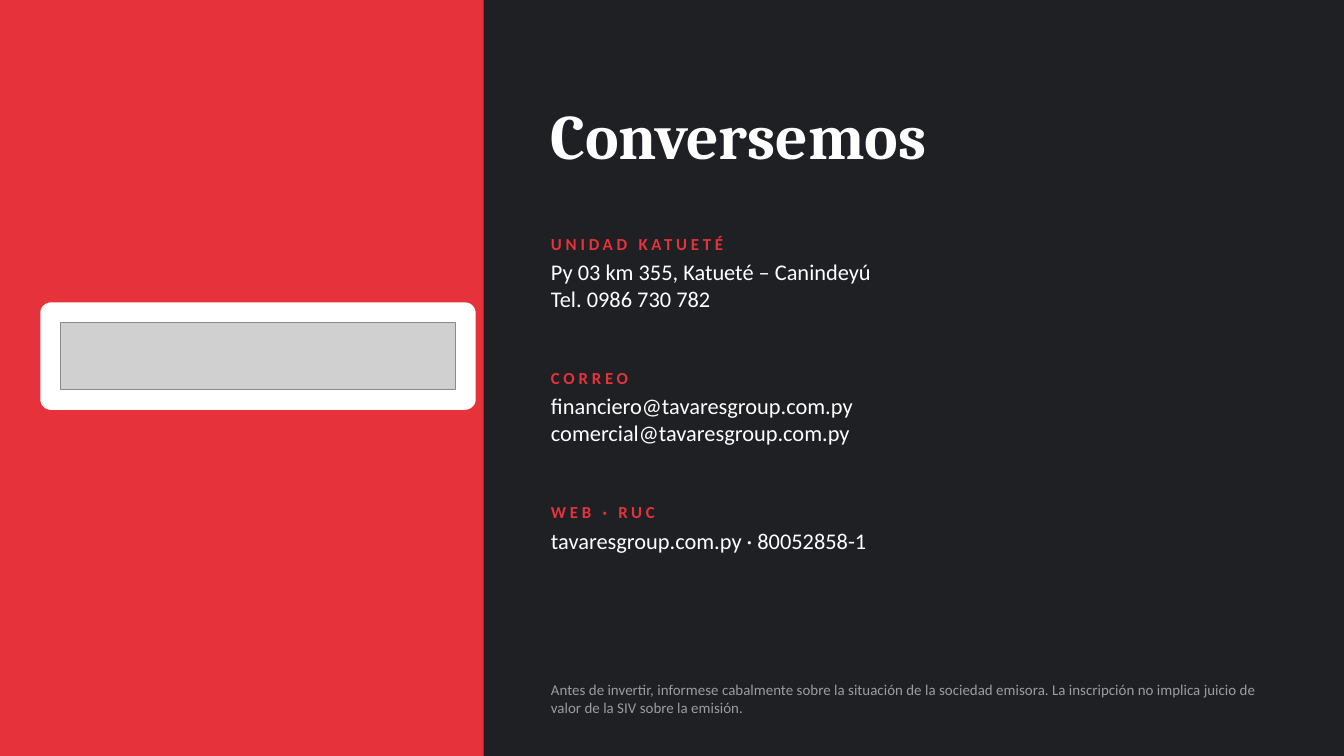
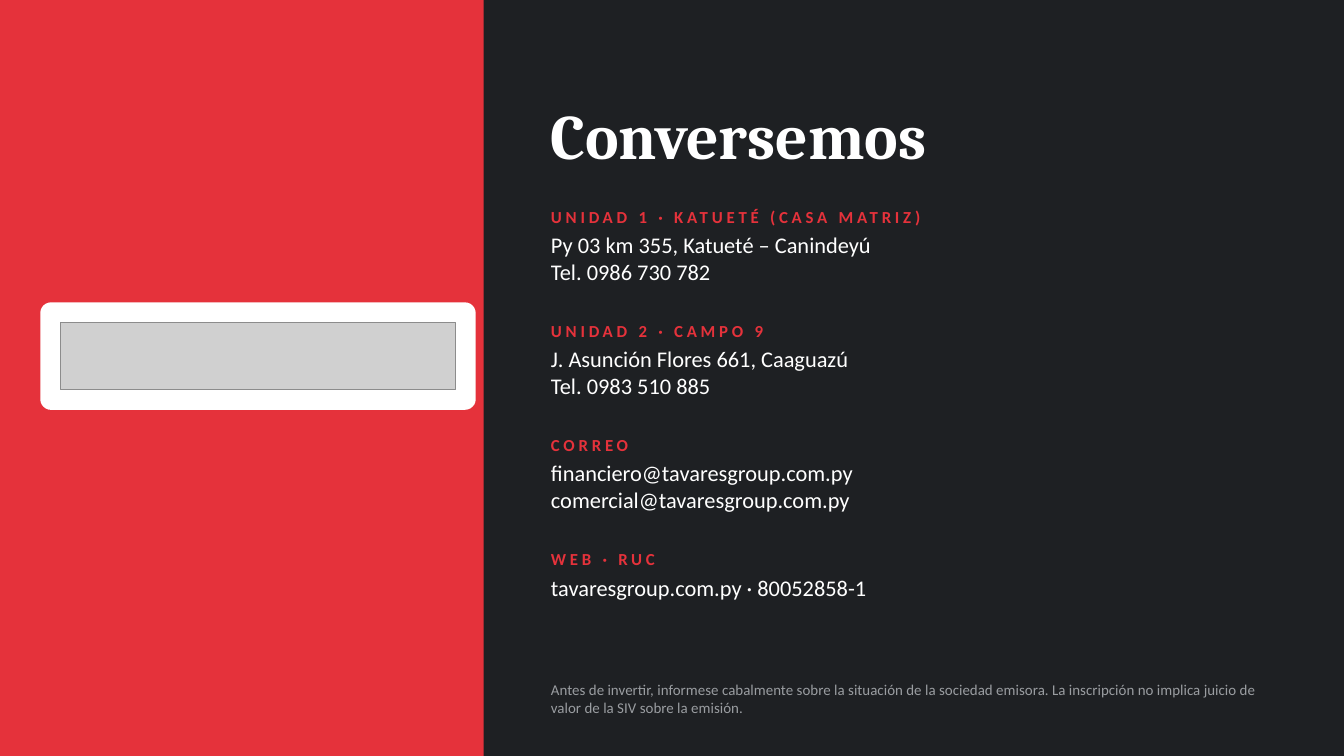
Before and after one commit to josecavalier94/n8n-render-deploy, a slide deck: slide 8 of Vista_Previa_Presentacion_Tavares.pptx. Drawn at 1344x756 pixels with LibreOffice and Linux fonts; fonts in the diff are those of the drawing; grey boxes stand for pictures. Boxes give left, top, right and bottom in pixels: in the first picture for what was removed or moved away, otherwise in the second. Text is boxed around its words. In the diff, an @@ line names an element or a change of style, - is before the commit and + after.

```diff
--- a/Vista_Previa_Presentacion_Tavares.pptx
+++ b/Vista_Previa_Presentacion_Tavares.pptx
@@ text "Py 03 km 355, Katueté ...": place and size @@
-text "Py 03 km 355, Katueté ..." at box(551, 264, 871, 307)
+text "Py 03 km 355, Katueté ..." at box(551, 237, 871, 280)
@@ text at box(639, 212, 648, 223): text changed @@
-UNIDAD KATUETÉ
+UNIDAD 1 · KATUETÉ (CASA MATRIZ)
@@ text added at box(551, 326, 764, 337), 9 pt, text #E5323B, bold @@
+UNIDAD 2 · CAMPO 9
@@ text added at box(551, 351, 848, 394), 12 pt, text #FFFFFF @@
+J. Asunción Flores 661, Caaguazú
+Tel. 0983 510 885
@@ text "CORREO": place and size @@
-text "CORREO" at box(551, 373, 628, 384)
+text "CORREO" at box(551, 440, 628, 451)
@@ text "financiero@tavaresgroup.com.py": place and size @@
-text "financiero@tavaresgroup.com.py" at box(551, 398, 853, 445)
+text "financiero@tavaresgroup.com.py" at box(551, 465, 853, 512)
@@ text "WEB · RUC": place and size @@
-text "WEB · RUC" at box(551, 507, 654, 518)
+text "WEB · RUC" at box(551, 554, 654, 565)
@@ text "tavaresgroup.com.py · 80052858-1": place and size @@
-text "tavaresgroup.com.py · 80052858-1" at box(551, 533, 866, 553)
+text "tavaresgroup.com.py · 80052858-1" at box(551, 580, 866, 600)
```
Also in this commit, not shown: 3 other slides changed.
